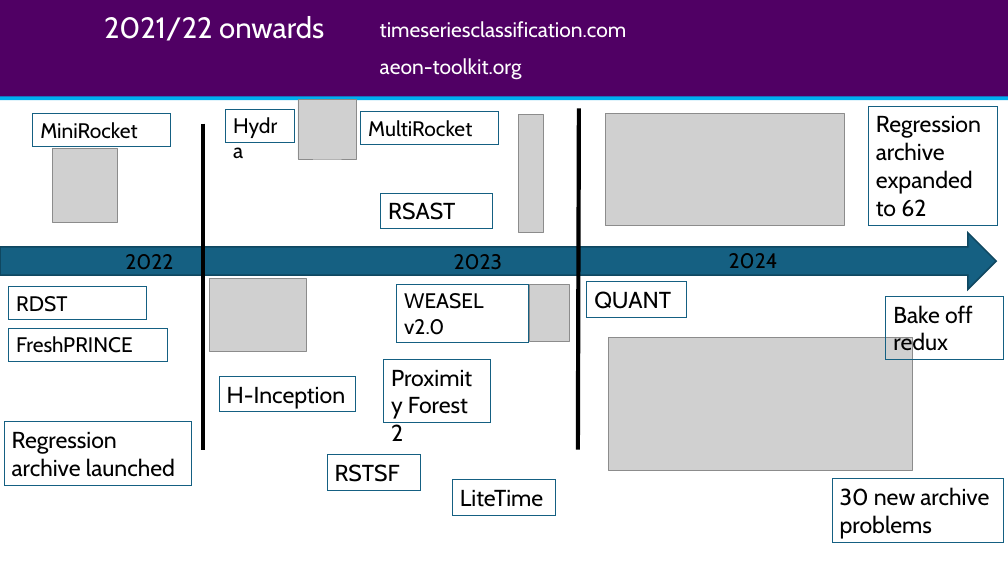
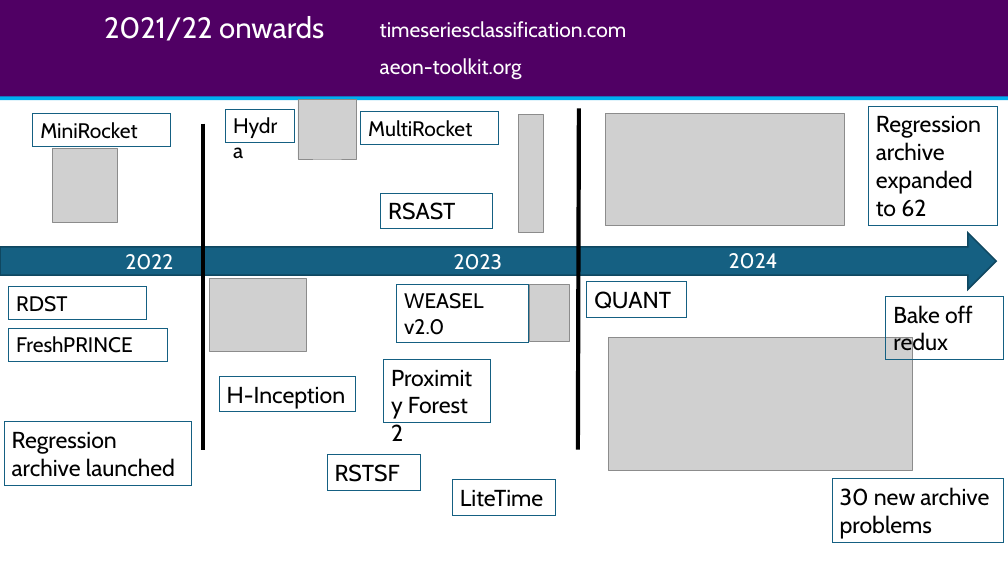
Before and after one commit to aeon-toolkit/aeon-tutorials, a slide deck: slide 6 of KDD-2024/Slides/part1_Introduction.pptx (slide 5 before the commit). Drawn at 1008x567 pixels with LibreOffice and Linux fonts; fonts in the diff are those of the drawing; grey boxes stand for pictures. Boxes give left, top, right and bottom in pixels: in the first picture for what was removed or moved away, otherwise in the second. Text is boxed around its words. In the diff, an @@ line names an element or a change of style, - is before the commit and + after.

```diff
--- a/KDD-2024/Slides/part1_Introduction.pptx
+++ b/KDD-2024/Slides/part1_Introduction.pptx
@@ text colour #000000 to #FFFFFF in 3 elements at (125,254,173,270), (454,254,503,270), (729,253,778,269) @@
```
Also in this commit, not shown: 3 other slides changed, 1 slide added, 1 other file.
